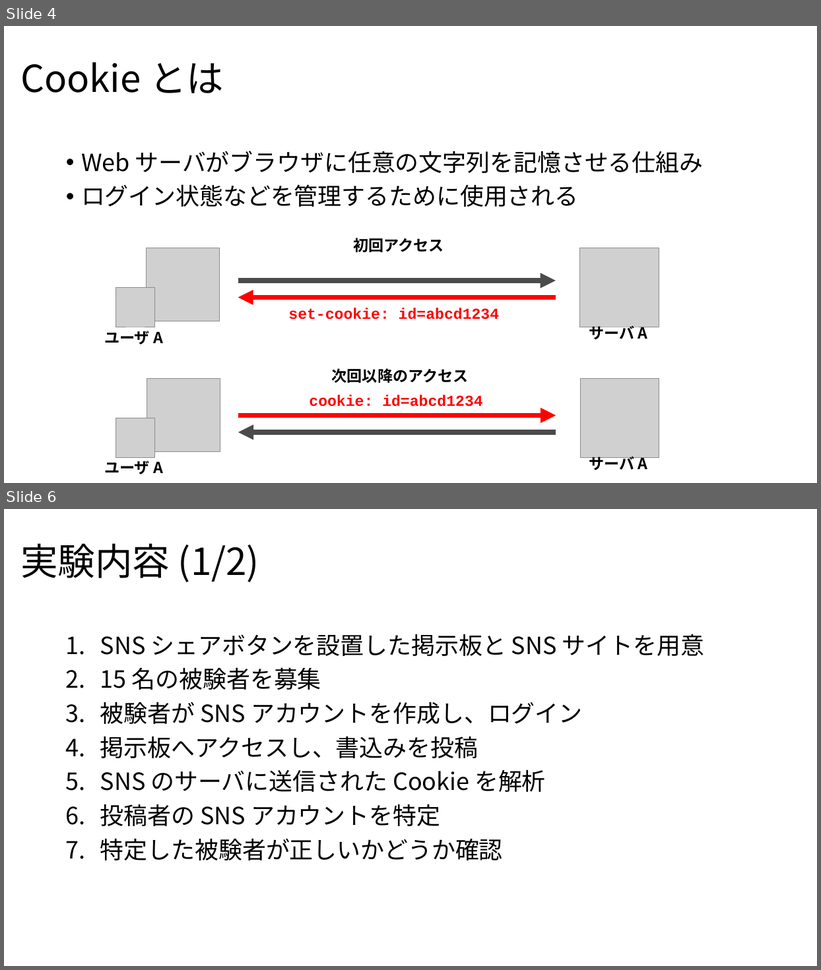
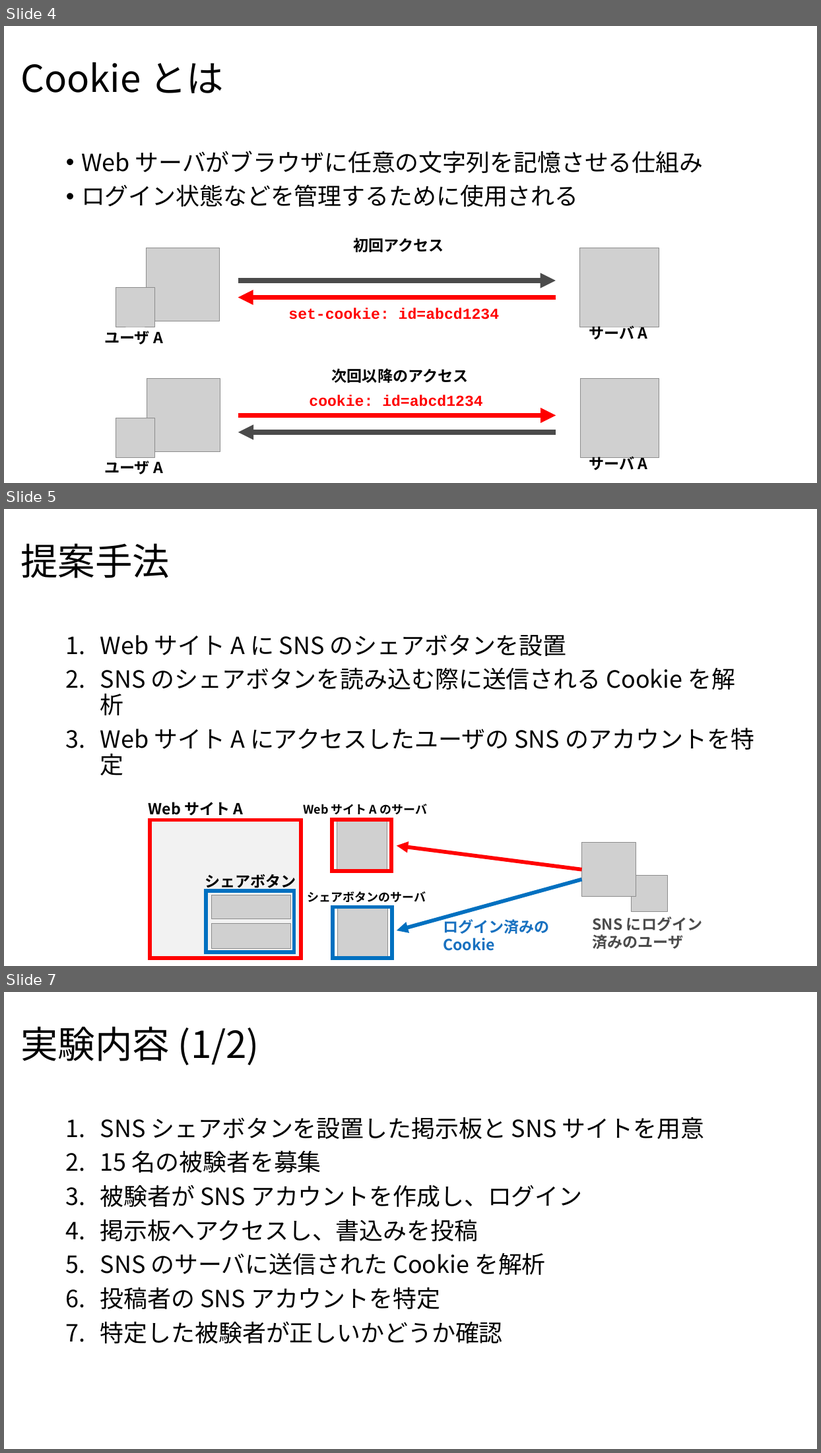
Before and after one commit to noraworld/graduation-thesis, a slide deck: presentation_slides.pptx. Shown one above the other, each under a label of ours: slides 4 and 6 before the commit, slides 4, 5 and 7 after it; the slides between them are not shown. The pictures are 821x970 and 821x1453 pixels, drawn with LibreOffice and Linux fonts; fonts in the diff are those of the drawing; grey boxes stand for pictures. Boxes give left, top, right and bottom in pixels: in the first picture for what was removed or moved away, otherwise in the second. Text is boxed around its words. In the diff, an @@ line names an element or a change of style, - is before the commit and + after.

```diff
--- a/presentation_slides.pptx
+++ b/presentation_slides.pptx
@@ slide 5 added at [4,509,817,966], background #FFFFFF @@
@@ title added at [20,543,170,578], 44 pt, text #000000 @@
+提案手法
@@ text added at [100,634,754,776], 28 pt, text #000000 @@
+1. Web サイト A に SNS のシェアボタンを設置
+2. SNS のシェアボタンを読み込む際に送信される Cookie を解析
+3. Web サイト A にアクセスしたユーザの SNS のアカウントを特定
@@ text added at [148,802,244,816], 18 pt, text #000000, bold @@
+Web サイト A
@@ text added at [303,804,428,815], 14 pt, text #000000, bold @@
+Web サイト A のサーバ
@@ rectangle added at [150,820,301,958], fill #F2F2F2, outline #FF0000 4.5 pt @@
@@ rectangle added at [332,820,391,871], outline #FF0000 4.5 pt @@
@@ picture added at [337,821,387,871] @@
@@ picture added at [582,843,636,897] @@
@@ arrow added from (582, 870) to (397, 846), #FF0000 4.5 pt @@
@@ text added at [205,875,296,891], 18 pt, text #000000, bold @@
+シェアボタン
@@ arrow added from (582, 880) to (397, 931), #0070C0 4.5 pt @@
@@ picture added at [632,875,668,912] @@
@@ rectangle added at [206,891,294,953], outline #0070C0 4.5 pt @@
@@ picture added at [211,896,290,920] @@
@@ text added at [307,892,426,902], 14 pt, text #000000, bold @@
+シェアボタンのサーバ
@@ picture added at [212,924,290,949] @@
@@ rectangle added at [333,908,392,958], outline #0070C0 4.5 pt @@
@@ picture added at [338,908,387,958] @@
@@ text added at [443,917,550,951], 18 pt, text #1971C0, bold @@
+ログイン済みの
+Cookie
@@ text added at [593,917,702,949], 18 pt, text #4B4B4B, bold @@
+SNS にログイン
+済みのユーザ
@@ what was slide 6 is now slide 7 @@
```
Also in this commit, not shown: 6 slides changed, 1 other slide added, 1 other file.
